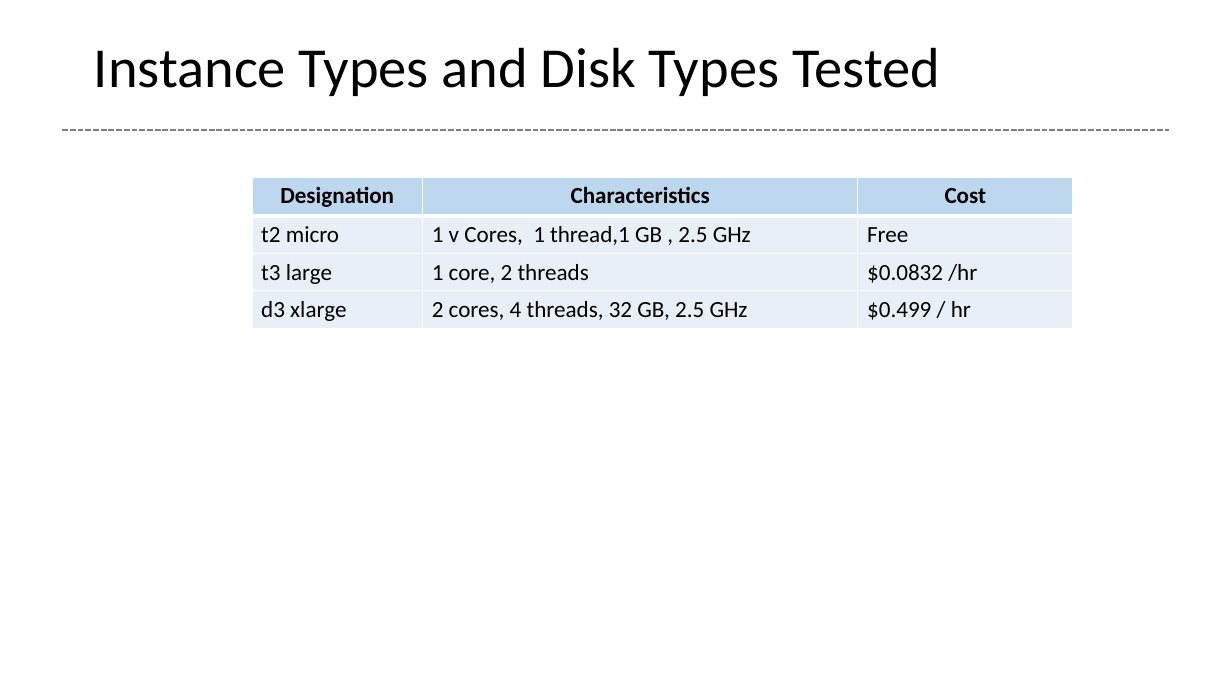
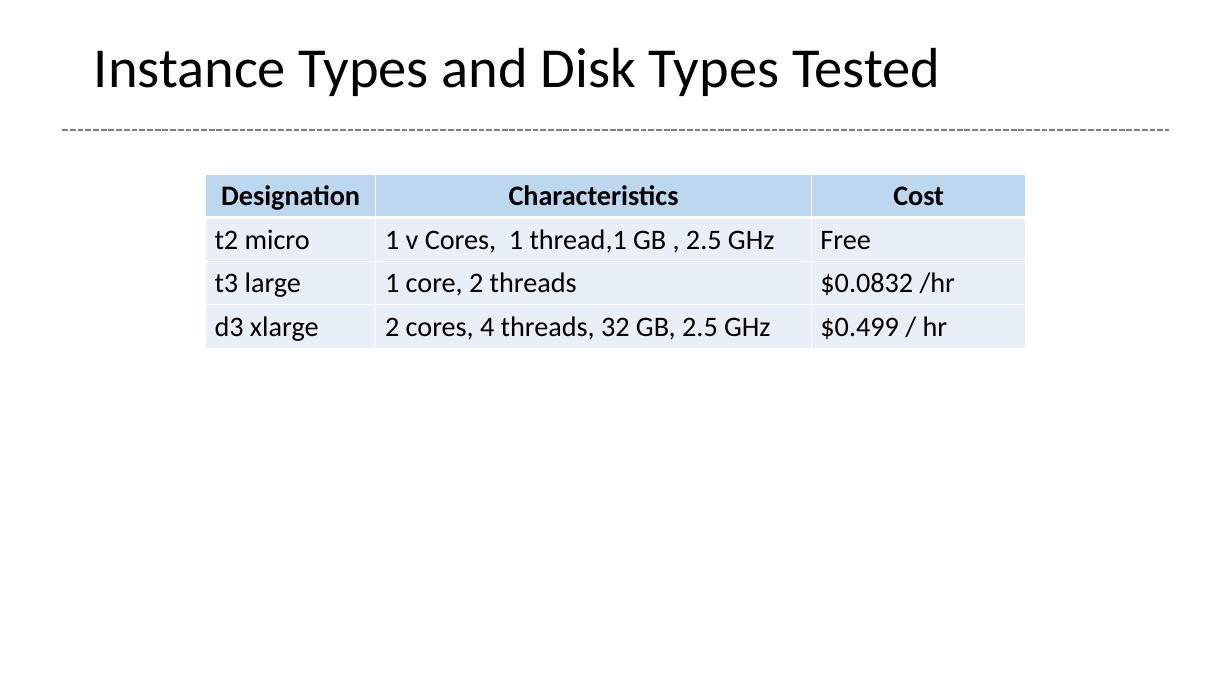
Before and after one commit to glenntu15/BuildVoterDatabase, a slide deck: slide 9 of Proj_presentation.pptx. Drawn at 1232x693 pixels with LibreOffice and Linux fonts; fonts in the diff are those of the drawing. Boxes give left, top, right and bottom in pixels: in the first picture for what was removed or moved away, otherwise in the second. Text is boxed around its words. In the diff, an @@ line names an element or a change of style, - is before the commit and + after.

```diff
--- a/Proj_presentation.pptx
+++ b/Proj_presentation.pptx
@@ table at [205,174,1026,347] @@
@@ size 18 to 22 pt @@
@@ table: place and size @@
-table at [252,177,1073,329]
+table at [205,174,1026,347]
```
Also in this commit, not shown: 3 other slides changed.
